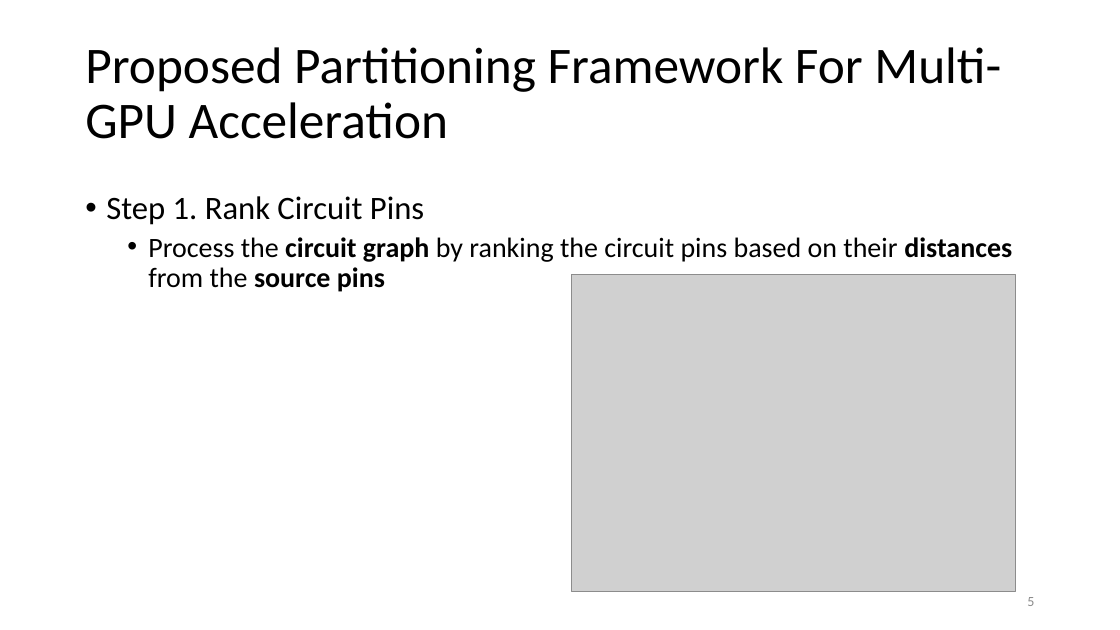
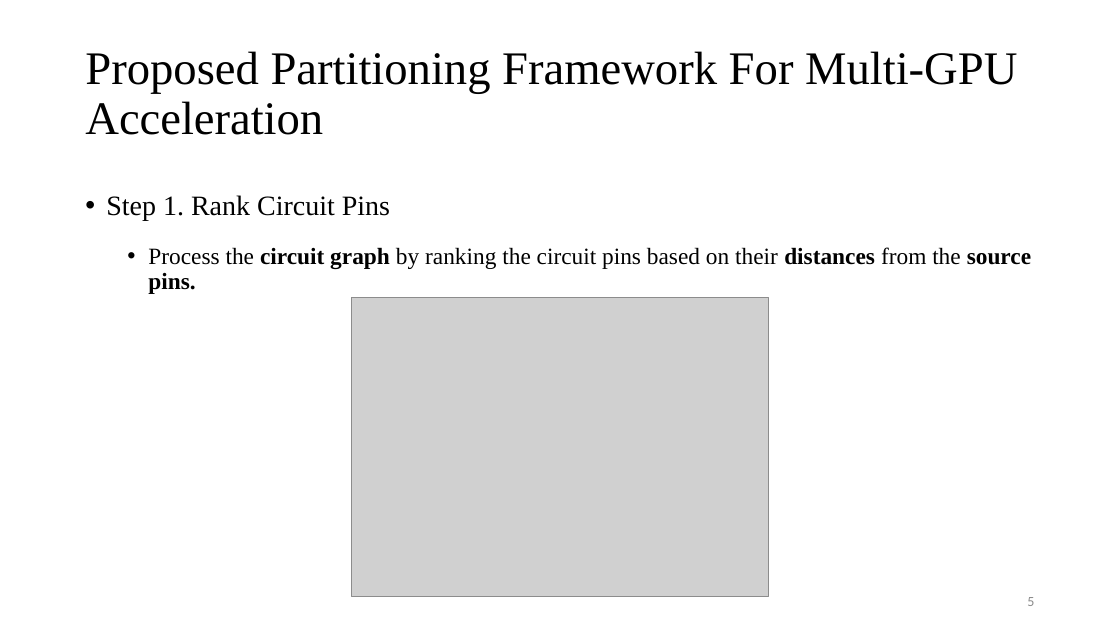
Before and after one commit to Pacific-Feng-Studuies/Studied-Papers, a slide deck: slide 6 of GM/Partition/Fast STA Graph Partitioning Framework for Multi-GPU Acceleration/Fast STA Graph Partitioning Framework for Multi-GPU Acceleration.pptx. Drawn at 1120x630 pixels with LibreOffice and Linux fonts; fonts in the diff are those of the drawing; grey boxes stand for pictures. Boxes give left, top, right and bottom in pixels: in the first picture for what was removed or moved away, otherwise in the second. Text is boxed around its words. In the diff, an @@ line names an element or a change of style, - is before the commit and + after.

Commit message:
2023/08/06

```diff
--- a/GM/Partition/Fast STA Graph Partitioning Framework for Multi-GPU Acceleration/Fast STA Graph Partitioning Framework for Multi-GPU Acceleration.pptx
+++ b/GM/Partition/Fast STA Graph Partitioning Framework for Multi-GPU Acceleration/Fast STA Graph Partitioning Framework for Multi-GPU Acceleration.pptx
@@ title "Proposed Partitioning Framework For Multi-GPU ..." at bbox=[85, 51, 1017, 135]: size 44 to 40 pt, font Calibri to Times New Roman @@
@@ text at bbox=[106, 195, 390, 221]: size 28 to 24 pt, font Calibri to Times New Roman in "Step 1. Rank Circuit Pins" @@
@@ text at bbox=[148, 247, 1031, 294]: text changed; size 24 to 20 pt; font Calibri to Times New Roman @@
-  • Process the circuit graph by ranking the circuit pins based on their distances from the source pins
+  • Process the circuit graph by ranking the circuit pins based on their distances from the source pins.
@@ picture: place and size @@
-picture at bbox=[571, 274, 1015, 592]
+picture at bbox=[351, 297, 769, 597]
```
Also in this commit, not shown: 12 other slides changed, 8 slides added.
